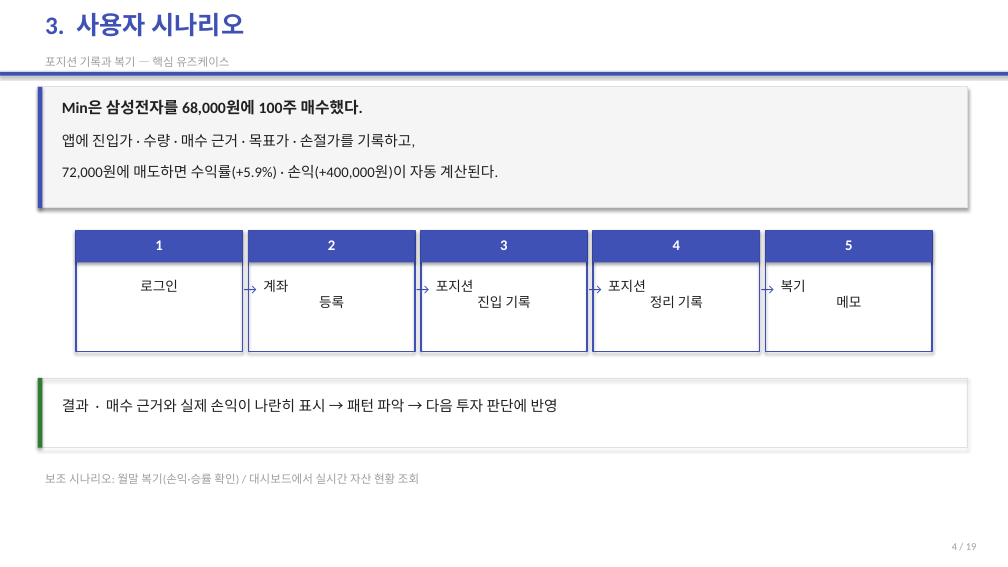
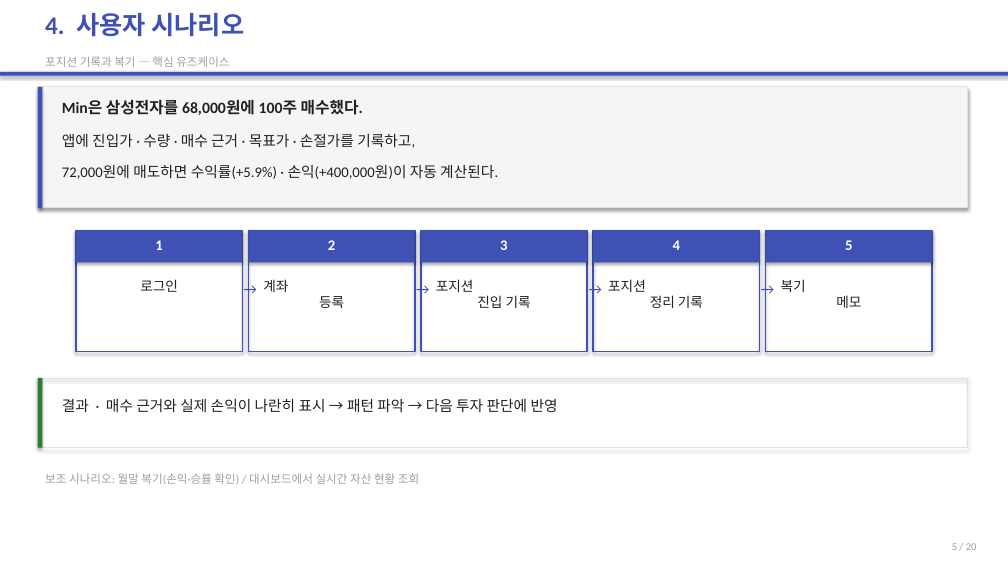
Before and after one commit to 2022136020/project_c, a slide deck: slide 5 of portfolio-tracker/presentation/portfolio-tracker-final.pptx (slide 4 before the commit). Drawn at 1008x567 pixels with LibreOffice and Linux fonts; fonts in the diff are those of the drawing. Boxes give left, top, right and bottom in pixels: in the first picture for what was removed or moved away, otherwise in the second. Text is boxed around its words. In the diff, an @@ line names an element or a change of style, - is before the commit and + after.

```diff
--- a/portfolio-tracker/presentation/portfolio-tracker-final.pptx
+++ b/portfolio-tracker/presentation/portfolio-tracker-final.pptx
@@ text at [45,13,244,37]: text changed @@
-3. 사용자 시나리오
+4. 사용자 시나리오
@@ text at [952,543,977,550]: text changed @@
-4 / 19
+5 / 20
```
Also in this commit, not shown: 17 other slides changed, 1 slide added, 22 other files.
